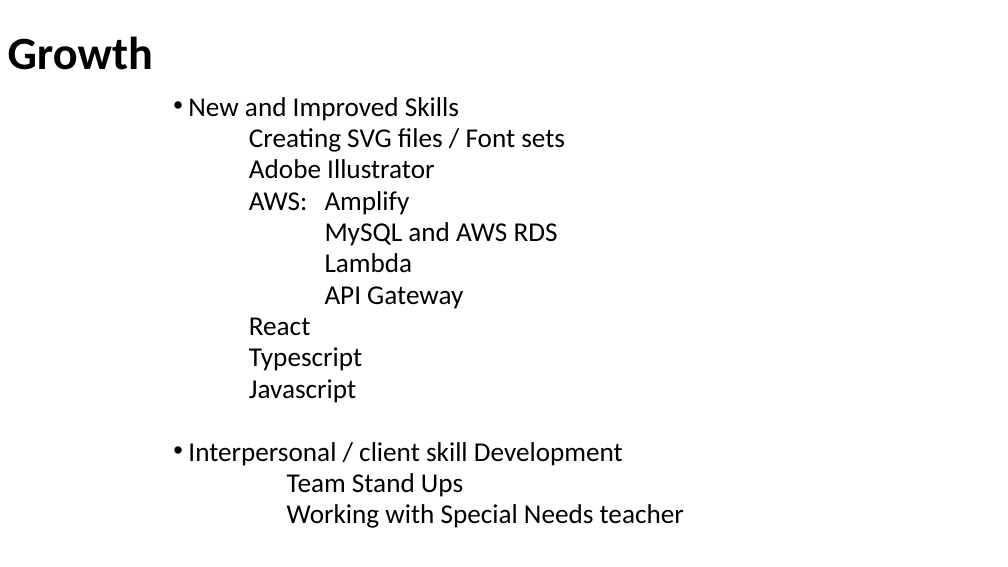
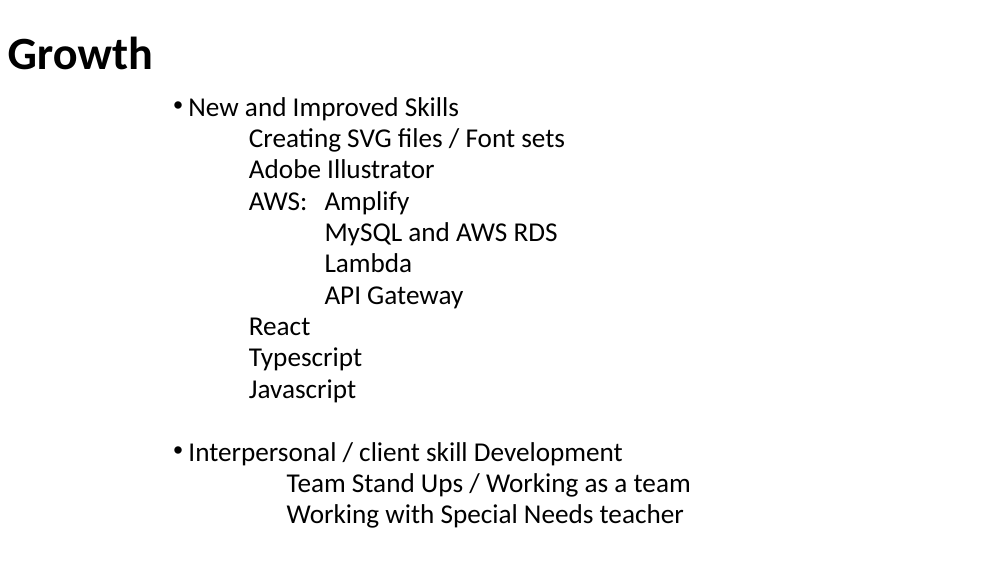
Before and after one commit to kdanedesigns/InclusiveAlphabet, a slide deck: slide 6 of documents/InclusiveAlphabetCapstonePresentation20230613.pptx. Drawn at 1008x567 pixels with LibreOffice and Linux fonts; fonts in the diff are those of the drawing. Boxes give left, top, right and bottom in pixels: in the first picture for what was removed or moved away, otherwise in the second. Text is boxed around its words. In the diff, an @@ line names an element or a change of style, - is before the commit and + after.

```diff
--- a/documents/InclusiveAlphabetCapstonePresentation20230613.pptx
+++ b/documents/InclusiveAlphabetCapstonePresentation20230613.pptx
@@ text at [287,473,691,497]: text changed @@
-    Team Stand Ups
+    Team Stand Ups / Working as a team
```
Also in this commit, not shown: 5 other slides changed, 12 slides added, 1 slide removed.
